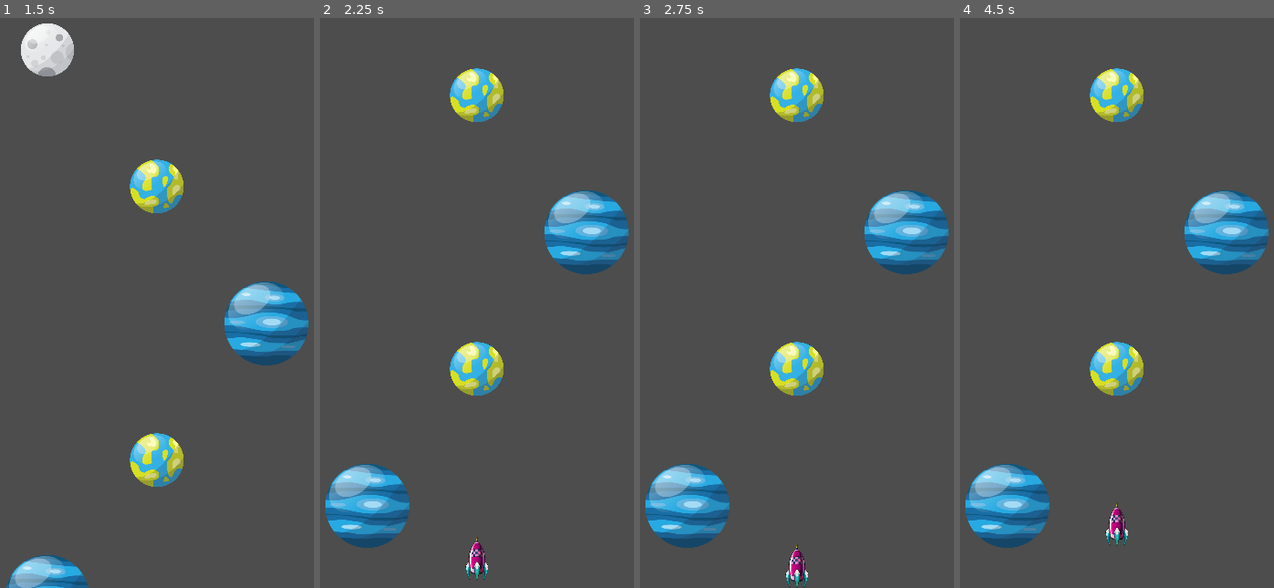
Above: before the commit, frames 1-4 (left to right).
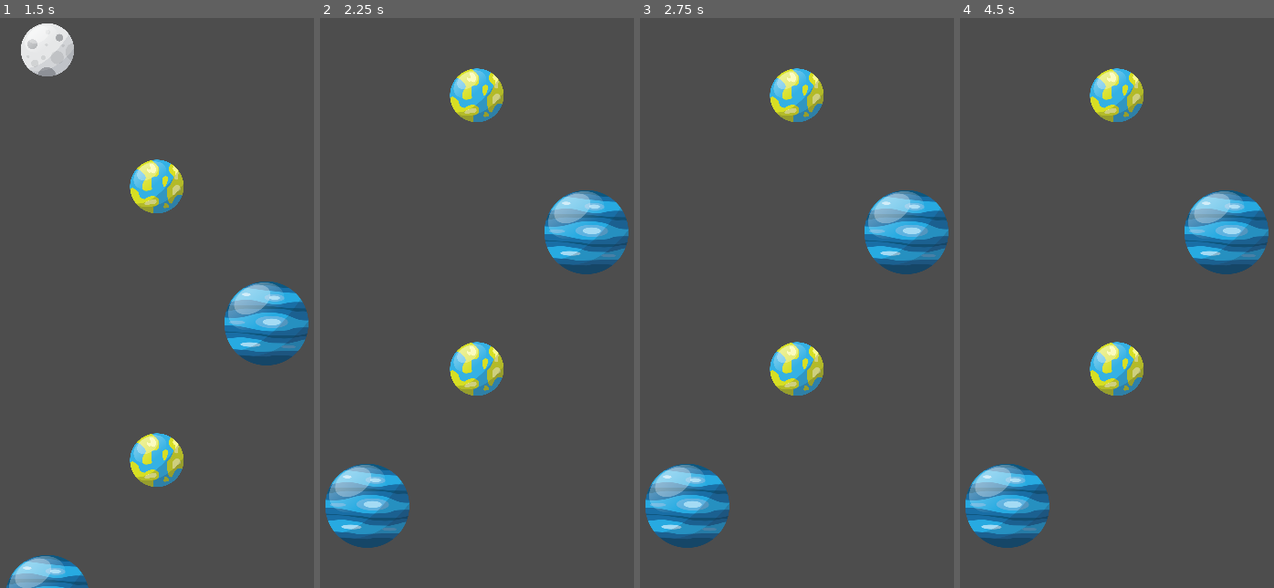
Above: after the commit, the same moments.

Repository: NguyenDucThuan2209/rocket_launch
Game: Godot game, scene res://scenes/main.tscn
The game is run twice, just before and just after one commit, with the same random seed, the same clock (stepped at 60 frames per second) and the same inputs.
Inputs:
- Up to frame 1 (1.5 s): tap Enter at 0.5 s; hold Up from 0.53 s (still down); tap Space (jump) at 0.77, 1.25 s
- Up to frame 2 (2.25 s): tap Space (jump) at 1.52 s; tap Enter at 2 s; release Up at 2.03 s; hold Down from 2.03 s (still down)
- Up to frame 3 (2.75 s): keep holding Down
- Up to frame 4 (4.5 s): tap Space (jump) at 2.75, 3.02, 3.77, 4.25 s; release Down at 2.78 s; hold Up 2.78-4.28 s; tap Enter at 3.5 s; hold Down from 4.28 s (still down)

Frame 1 is identical in both runs. In frame 2, 0.3% of the frame differs, in the area x 46-54%, y 91-99%; in frame 3, 0.3%; in frame 4, 0.3%, in the area x 46-54%, y 84-93%.

Commit message:
Setup the collision layer and collision zone for the player and planets

Diff:
--- a/project.godot
+++ b/project.godot
@@ -28,3 +28,9 @@
 "events": [Object(InputEventKey,"resource_local_to_scene":false,"resource_name":"","device":-1,"window_id":0,"alt_press …(191 unchanged characters)…
 ]
 }
+
+[layer_names]
+
+2d_physics/layer_1="Player"
+2d_physics/layer_2="Planet"
+2d_physics/layer_3="DeadZone"
--- a/scenes/planet_1.tscn
+++ b/scenes/planet_1.tscn
@@ -6,6 +6,7 @@
 radius = 22.0
 
 [node name="Planet_1" type="StaticBody2D"]
+collision_layer = 2
 
 [node name="Sprite2D" type="Sprite2D" parent="."]
 scale = Vector2(0.25, 0.25)
--- a/scenes/planet_2.tscn
+++ b/scenes/planet_2.tscn
@@ -6,6 +6,7 @@
 radius = 26.0
 
 [node name="Planet_2" type="StaticBody2D"]
+collision_layer = 2
 
 [node name="Sprite2D" type="Sprite2D" parent="."]
 scale = Vector2(0.25, 0.25)
--- a/scenes/planet_3.tscn
+++ b/scenes/planet_3.tscn
@@ -6,6 +6,7 @@
 radius = 30.0
 
 [node name="Planet_3" type="StaticBody2D"]
+collision_layer = 2
 
 [node name="Sprite2D" type="Sprite2D" parent="."]
 scale = Vector2(0.25, 0.25)
--- a/scenes/planet_4.tscn
+++ b/scenes/planet_4.tscn
@@ -6,6 +6,7 @@
 radius = 30.0
 
 [node name="planet_4" type="StaticBody2D"]
+collision_layer = 2
 
 [node name="Sprite2D" type="Sprite2D" parent="."]
 scale = Vector2(0.25, 0.25)
--- a/scenes/planet_5.tscn
+++ b/scenes/planet_5.tscn
@@ -6,6 +6,7 @@
 radius = 35.0
 
 [node name="Planet_5" type="StaticBody2D"]
+collision_layer = 2
 
 [node name="Sprite2D" type="Sprite2D" parent="."]
 scale = Vector2(0.25, 0.25)
--- a/scenes/planet_6.tscn
+++ b/scenes/planet_6.tscn
@@ -6,6 +6,7 @@
 radius = 40.0
 
 [node name="Planet_6" type="StaticBody2D"]
+collision_layer = 2
 
 [node name="Sprite2D" type="Sprite2D" parent="."]
 scale = Vector2(0.25, 0.25)
--- a/scenes/planet_7.tscn
+++ b/scenes/planet_7.tscn
@@ -6,6 +6,7 @@
 radius = 45.0
 
 [node name="Planet_7" type="StaticBody2D"]
+collision_layer = 2
 
 [node name="Sprite2D" type="Sprite2D" parent="."]
 scale = Vector2(0.25, 0.25)
--- a/scenes/planet_8.tscn
+++ b/scenes/planet_8.tscn
@@ -6,6 +6,7 @@
 radius = 46.25
 
 [node name="Planet_8" type="StaticBody2D"]
+collision_layer = 2
 
 [node name="Sprite2D" type="Sprite2D" parent="."]
 scale = Vector2(0.25, 0.25)
--- a/scenes/player.tscn
+++ b/scenes/player.tscn
@@ -1,12 +1,16 @@
-[gd_scene load_steps=4 format=3 uid="uid://du2uraa75kkbb"]
+[gd_scene load_steps=5 format=3 uid="uid://du2uraa75kkbb"]
 
 [ext_resource type="Texture2D" uid="uid://logx6g0lgre7" path="res://art/sprites/player.png" id="1_3vyb7"]
 [ext_resource type="Script" uid="uid://bol3iq7smbufp" path="res://scripts/player.gd" id="1_g2els"]
+
+[sub_resource type="RectangleShape2D" id="RectangleShape2D_qhqgy"]
+size = Vector2(30, 55)
 
 [sub_resource type="RectangleShape2D" id="RectangleShape2D_g2els"]
 size = Vector2(25, 50)
 
 [node name="Player" type="CharacterBody2D"]
+collision_mask = 2
 script = ExtResource("1_g2els")
 
 [node name="Pivot" type="Node2D" parent="."]
@@ -16,6 +20,16 @@
 scale = Vector2(0.25, 0.25)
 texture = ExtResource("1_3vyb7")
 
+[node name="Area2D" type="Area2D" parent="."]
+collision_mask = 6
+
+[node name="CollisionShape2D" type="CollisionShape2D" parent="Area2D"]
+position = Vector2(0, -25)
+shape = SubResource("RectangleShape2D_qhqgy")
+debug_color = Color(0.83791, 0.344542, 0.460402, 0.42)
+
 [node name="CollisionShape2D" type="CollisionShape2D" parent="."]
 position = Vector2(0, -25)
 shape = SubResource("RectangleShape2D_g2els")
+
+[connection signal="body_entered" from="Area2D" to="." method="_on_area_2d_body_entered"]
